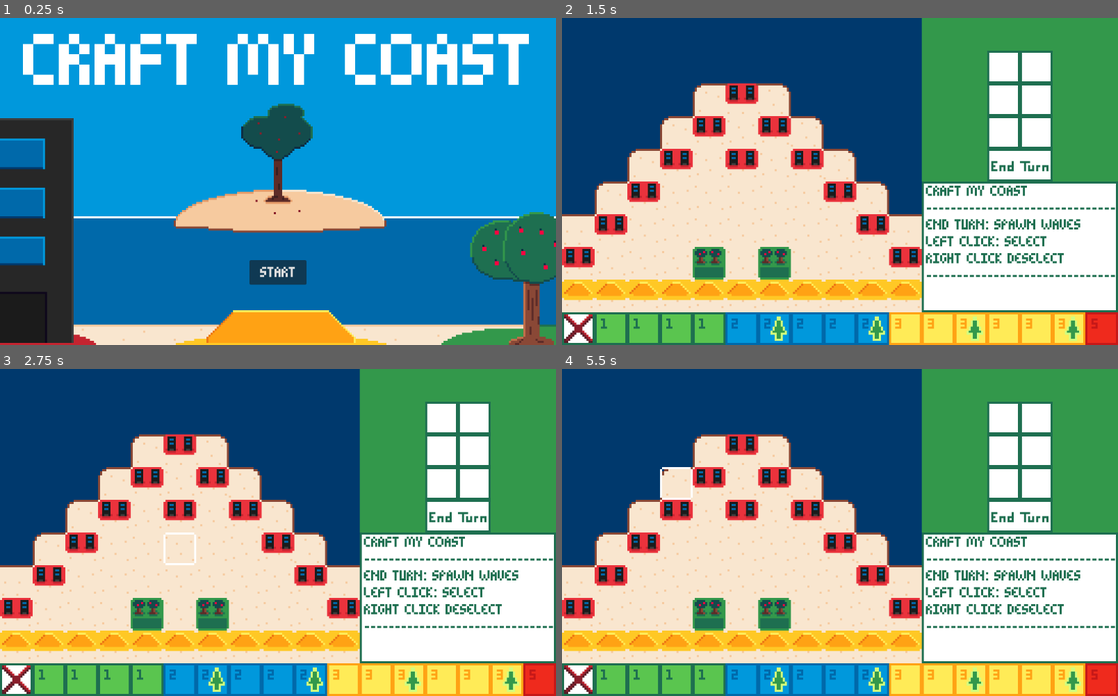
Above: before the commit, frames 1-4 (two rows, left to right).
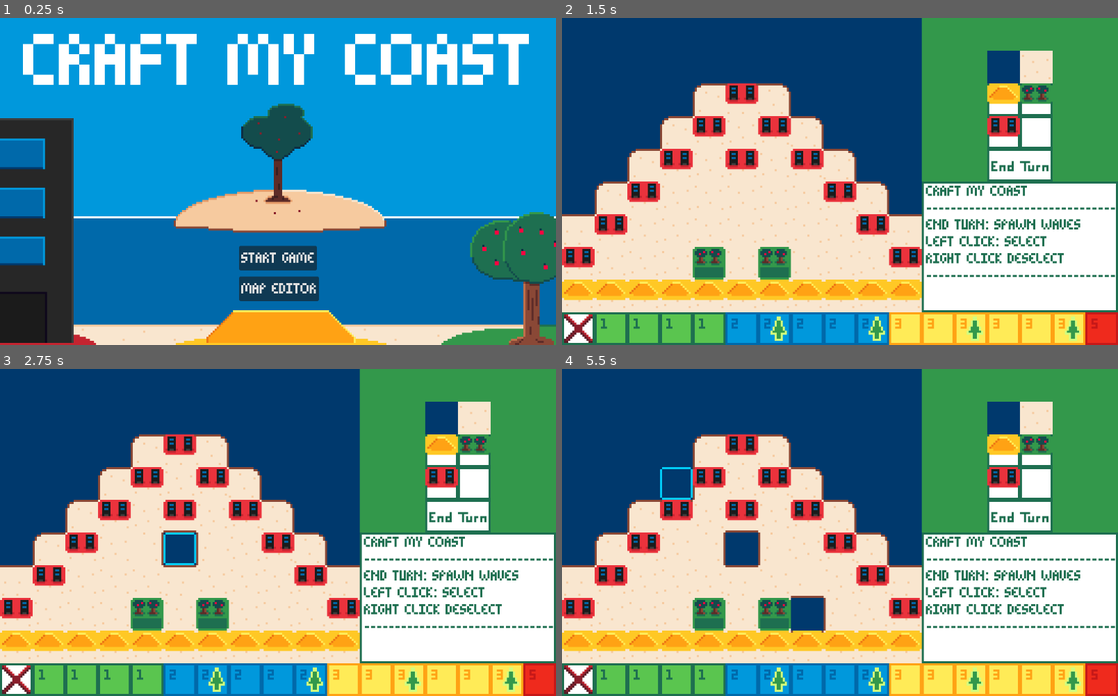
Above: after the commit, the same moments.

Repository: findeevy/CraftMyShore
Game: Godot game, scene res://main_menu.tscn
Same seed, same stepped clock (60 frames per second), same inputs: the game is played once before the commit and once after it.
Inputs (mouse positions are in pixels of both pictures, inside the frame that each line leads up to):
- Up to frame 1 (0.25 s): no input
- Up to frame 2 (1.5 s): click "START" (after the commit: "MAP EDITOR") at 0.5 s; tap Enter at 1.25 s; move the mouse to (962, 165) at 1.27 s; click (962, 165) at 1.35 s
- Up to frame 3 (2.75 s): tap Space at 2 s; move the mouse to (166, 548) at 2.02 s; click (166, 548) at 2.1 s
- Up to frame 4 (5.5 s): tap Enter at 2.75, 4.25 s; move the mouse to (895, 460) at 2.77 s; right-click (895, 460) at 2.85 s; click (895, 460) at 3.05 s; tap Space at 3.5, 5 s; move the mouse to (812, 597) at 3.52 s; click (812, 597) at 3.6 s; move the mouse to (1006, 581) at 4.27 s; click (1006, 581) at 4.35 s; move the mouse to (673, 483) at 5.02 s; right-click (673, 483) at 5.1 s; click (673, 483) at 5.3 s

The runs differ from the first frame. In frame 1, 1.9% of the frame differs, in the area x 43-58%, y 69-87%; in frame 2, 2.3%; in frame 3, 3.1%; in frame 4, 4.5%, in the area x 17-89%, y 10-90%.

Commit message:
Updated map_editor

Diff:
--- /dev/null
+++ b/MapButton.gd
@@ -0,0 +1,4 @@
+extends Button
+
+func _on_button_down():
+	get_tree().change_scene_to_file("res://Scenes/map_editor.tscn")
--- a/Scenes/Cursor.gd
+++ b/Scenes/Cursor.gd
@@ -27,6 +27,18 @@
 			modulate = Colors.CITY
 		elif Controller.mouse_step == 1:
 			modulate = Colors.HILL
+		elif get_tree().current_scene.name == "map_editor":
+			match Controller.selected_tile:
+				"v":
+					modulate = Colors.PLANT
+				"c":
+					modulate = Colors.CITY
+				"t":
+					modulate = Colors.HILL
+				"w":
+					modulate = Colors.WATER
+				"l":
+					modulate = Colors.NONE
 		else:
 			match Controller.tile_array[Controller.mouse_tile_hover.y][Controller.mouse_tile_hover.x]:
 				4:
--- a/Scenes/Render.gd
+++ b/Scenes/Render.gd
@@ -27,7 +27,11 @@
 	if offset == 0:
 		var mouse_position = get_global_mouse_position()
 		Controller.mouse_tile_hover = local_to_map(mouse_position)
-		render_ap_crafter()
+		if get_tree().current_scene.name == "map_editor":
+			render_inventory()
+			print("!")
+		else:
+			render_ap_crafter()
 
 func delta_to_neighbor_index(dp):
 	match dp:
@@ -68,6 +72,13 @@
 			return 8
 		[false, true, false, true]:
 			return 9
+
+func render_inventory():
+	set_cell(4, Vector2i(Controller.ap_start_c, Controller.ap_start_r), 0,  Vector2i(0,4))
+	set_cell(4, Vector2i(Controller.ap_start_c+1, Controller.ap_start_r), 0,  Vector2i(0,5))
+	set_cell(4, Vector2i(Controller.ap_start_c, Controller.ap_start_r+1), 0,  Vector2i(0,3))
+	set_cell(4, Vector2i(Controller.ap_start_c+1, Controller.ap_start_r+1), 0,  Vector2i(0,1))
+	set_cell(4, Vector2i(Controller.ap_start_c, Controller.ap_start_r+2), 0,  Vector2i(0,2))
 
 func render_ap_crafter():
 	Controller.fill_ap_craft_indicator()
@@ -143,11 +154,11 @@
 		[true, true, false, true]:
 			return Vector2i(1, 23)
 		[true, true, true, false]:
-			return Vector2i(1, 24)
+			return Vector2i(0, 24)
 		[false, true, true, true]:
 			return Vector2i(0, 23)
 		[true, false, true, true]:
-			return Vector2i(0, 24)
+			return Vector2i(1, 24)
 
 		[true, true, false, false]:
 			return Vector2i(0, 18)
--- /dev/null
+++ b/Scenes/map_editor.gd
@@ -0,0 +1,119 @@
+extends Node
+
+signal render_background
+signal render
+
+@onready var city_flooder = preload("res://city_animated_sprite.tscn")
+@onready var tree_flooder = preload("res://tree_animated_sprite.tscn")
+
+func _ready():
+	load_array("map.dat")
+	render.emit()
+	render_background.emit()
+
+func _process(delta):
+	pass
+
+func _input(event):
+	if Input.is_action_just_pressed("Click"):
+		if Controller.mouse_tile_position.x < Controller.board_length and Controller.mouse_tile_position.y < Controller.board_height:
+			map_cycle()
+			render.emit()
+		elif Controller.mouse_tile_position==Vector2i(Controller.ap_start_c+1,Controller.ap_start_r):
+			Controller.selected_tile="l"
+		elif Controller.mouse_tile_position==Vector2i(Controller.ap_start_c,Controller.ap_start_r):
+			Controller.selected_tile="w"
+		elif Controller.mouse_tile_position==Vector2i(Controller.ap_start_c,Controller.ap_start_r+2):
+			Controller.selected_tile="c"
+		elif Controller.mouse_tile_position==Vector2i(Controller.ap_start_c,Controller.ap_start_r+1):
+			Controller.selected_tile="t"
+		elif Controller.mouse_tile_position==Vector2i(Controller.ap_start_c+1,Controller.ap_start_r+1):
+			Controller.selected_tile="v"
+
+func map_cycle():
+	match Controller.selected_tile:
+		"w":
+			Controller.init_array[Controller.mouse_tile_position.y][Controller.mouse_tile_position.x]=0
+			Controller.tile_array[Controller.mouse_tile_position.y][Controller.mouse_tile_position.x]=0
+		"l":
+			Controller.init_array[Controller.mouse_tile_position.y][Controller.mouse_tile_position.x]=1
+			Controller.tile_array[Controller.mouse_tile_position.y][Controller.mouse_tile_position.x]=0
+		"c":
+			Controller.init_array[Controller.mouse_tile_position.y][Controller.mouse_tile_position.x]=2
+			Controller.tile_array[Controller.mouse_tile_position.y][Controller.mouse_tile_position.x]=2
+		"v":
+			Controller.init_array[Controller.mouse_tile_position.y][Controller.mouse_tile_position.x]=4
+			Controller.tile_array[Controller.mouse_tile_position.y][Controller.mouse_tile_position.x]=4
+		"t":
+			Controller.init_array[Controller.mouse_tile_position.y][Controller.mouse_tile_position.x]=3
+			Controller.tile_array[Controller.mouse_tile_position.y][Controller.mouse_tile_position.x]=1
+	render.emit()
+	render_background.emit()
+
+func load_array(file_name):
+	var f = FileAccess.open("res://" + file_name, FileAccess.READ)
+	while f.get_position() < f.get_length():
+		var l = f.get_line()
+		var id = []
+		var td = []
+		for c in l:
+			match c:
+				"l":
+					id.append(1)
+					td.append(0)
+				"c":
+					id.append(2)
+					td.append(2)
+				"w":
+					id.append(0)
+					td.append(0)
+				"v":
+					id.append(4)
+					td.append(4)
+				"t":
+					id.append(3)
+					td.append(1)
+		Controller.init_array.append(id)
+		Controller.tile_array.append(td)
+	Controller.board_length = Controller.init_array[0].size()
+	Controller.board_height = Controller.init_array.size()
+	Controller.water_array.resize(Controller.board_length)
+	Controller.water_array.fill(0)
+	Controller.wrs.resize(Controller.board_length)
+	Controller.wrs.fill([0,0])
+
+	Controller.ap_start_c = Controller.board_length + 2
+	process_game_tick()
+
+func process_game_tick():
+	if not Controller.game_ended:
+		Controller.mouse_step = 0
+		Controller.historical_game_states.append([Controller.tile_array.duplicate(true), Controller.wrs.duplicate(true), Controller.ap_craft_indicator.duplicate(true)])
+		Controller.tick_counter += 1
+		print("flooding %d%s" % [abs(Controller.tick_array[Controller.tick_counter]), ", try spawning plants" if Controller.tick_array[Controller.tick_counter] < 0 else ""])
+		Controller.ap = 6
+		for mov in Controller.cur_moves:
+			match mov[4]:
+				4:
+					Controller.trees_moved += 1
+				2:
+					Controller.cities_moved += 1
+				1:
+					Controller.terrain_moved += 1
+		Controller.cur_moves = []
+		for winfo in Controller.pending_broken_waters:
+			if winfo == null:
+				continue
+			Controller.tile_array[winfo[0]][winfo[1]] &= ~4
+			print("spawn anim")
+			var anim = tree_flooder.instantiate()
+			anim.position = Vector2i(winfo[1], winfo[0]) * Colors.TILE_SIZE
+			add_child(anim)
+		Controller.pending_broken_waters = []
+		Controller.ap_craft_indicator.fill(null)
+		if Controller.tick_counter == Controller.tick_array.size() - 1:
+			Controller.game_ended = true
+			Controller.historical_game_states.append([Controller.tile_array, Controller.wrs, Controller.ap_craft_indicator])
+			print("done; %d cities survived" % Controller.count_surviving_cities())
+	else:
+		print("done; %d cities survived" % Controller.count_surviving_cities())
--- /dev/null
+++ b/Scenes/map_editor.tscn
@@ -0,0 +1,172 @@
+[gd_scene load_steps=13 format=3 uid="uid://4i3sdp8o4ydt"]
+
+[ext_resource type="Script" path="res://Scenes/map_editor.gd" id="1_fxcof"]
+[ext_resource type="Texture2D" uid="uid://k5j1o5vcqbu4" path="res://Textures/blockSheet.png" id="2_sj7rt"]
+[ext_resource type="Script" path="res://Scenes/Render.gd" id="3_l3rwt"]
+[ext_resource type="Texture2D" uid="uid://qgooqrce6dgm" path="res://Textures/cursor.png" id="4_g0qf4"]
+[ext_resource type="Script" path="res://Scenes/Cursor.gd" id="5_okikm"]
+[ext_resource type="Script" path="res://Scenes/Selected.gd" id="6_ekiet"]
+[ext_resource type="Texture2D" uid="uid://vfoqd27fy31y" path="res://Textures/introBackground.png" id="7_uwm8e"]
+[ext_resource type="FontFile" uid="uid://bu8d81gwcxwus" path="res://Fonts/finPixel.ttf" id="8_r4jb6"]
+[ext_resource type="AudioStream" uid="uid://v3ed0igtt2wt" path="res://Audio/click.mp3" id="18_xysre"]
+[ext_resource type="Script" path="res://Scenes/clickSound.gd" id="19_6ckpd"]
+
+[sub_resource type="TileSetAtlasSource" id="TileSetAtlasSource_qsj6d"]
+texture = ExtResource("2_sj7rt")
+texture_region_size = Vector2i(64, 64)
+0:0/0 = 0
+0:1/0 = 0
+0:2/0 = 0
+0:3/0 = 0
+0:4/0 = 0
+0:5/0 = 0
+0:6/0 = 0
+0:7/0 = 0
+0:8/0 = 0
+0:9/0 = 0
+0:10/0 = 0
+0:11/0 = 0
+0:12/0 = 0
+0:13/0 = 0
+0:14/0 = 0
+0:15/0 = 0
+0:16/0 = 0
+0:17/0 = 0
+1:14/0 = 0
+1:15/0 = 0
+1:16/0 = 0
+1:17/0 = 0
+1:13/0 = 0
+1:12/0 = 0
+1:11/0 = 0
+1:10/0 = 0
+1:9/0 = 0
+1:7/0 = 0
+1:6/0 = 0
+1:5/0 = 0
+1:4/0 = 0
+1:3/0 = 0
+1:2/0 = 0
+1:1/0 = 0
+1:0/0 = 0
+1:8/0 = 0
+0:18/0 = 0
+1:18/0 = 0
+1:19/0 = 0
+0:19/0 = 0
+0:20/0 = 0
+1:20/0 = 0
+0:21/0 = 0
+1:21/0 = 0
+0:22/0 = 0
+1:22/0 = 0
+1:23/0 = 0
+0:23/0 = 0
+0:24/0 = 0
+1:24/0 = 0
+0:25/0 = 0
+1:25/0 = 0
+0:26/0 = 0
+1:26/0 = 0
+2:13/0 = 0
+2:12/0 = 0
+2:10/0 = 0
+2:11/0 = 0
+2:9/0 = 0
+2:8/0 = 0
+2:7/0 = 0
+2:6/0 = 0
+2:5/0 = 0
+2:4/0 = 0
+2:3/0 = 0
+2:0/0 = 0
+2:1/0 = 0
+2:2/0 = 0
+2:14/0 = 0
+2:15/0 = 0
+2:16/0 = 0
+
+[sub_resource type="TileSet" id="TileSet_ylqfh"]
+tile_size = Vector2i(64, 64)
+sources/0 = SubResource("TileSetAtlasSource_qsj6d")
+
+[node name="map_editor" type="Node2D"]
+script = ExtResource("1_fxcof")
+
+[node name="Camera2D" type="Camera2D" parent="."]
+anchor_mode = 0
+
+[node name="TileMap" type="TileMap" parent="."]
+tile_set = SubResource("TileSet_ylqfh")
+rendering_quadrant_size = 12
+format = 2
+layer_1/z_index = 3
+layer_1/tile_data = PackedInt32Array()
+layer_2/tile_data = PackedInt32Array()
+layer_3/z_index = 5
+layer_3/tile_data = PackedInt32Array()
+layer_4/z_index = 10
+layer_4/tile_data = PackedInt32Array()
+script = ExtResource("3_l3rwt")
+
+[node name="TileMap2" type="TileMap" parent="."]
+position = Vector2(0, 12)
+tile_set = SubResource("TileSet_ylqfh")
+rendering_quadrant_size = 12
+format = 2
+layer_0/z_index = 2
+script = ExtResource("3_l3rwt")
+
+[node name="TileMap3" type="TileMap" parent="."]
+position = Vector2(0, 24)
+tile_set = SubResource("TileSet_ylqfh")
+rendering_quadrant_size = 12
+format = 2
+layer_0/z_index = 1
+script = ExtResource("3_l3rwt")
+
+[node name="Cursor" type="Sprite2D" parent="."]
+position = Vector2(1.84241, 3.30222)
+texture = ExtResource("4_g0qf4")
+centered = false
+vframes = 8
+script = ExtResource("5_okikm")
+
+[node name="Selected" type="Sprite2D" parent="."]
+texture = ExtResource("4_g0qf4")
+centered = false
+vframes = 8
+script = ExtResource("6_ekiet")
+
+[node name="InstructionBackground" type="Sprite2D" parent="."]
+position = Vector2(704, 320)
+texture = ExtResource("7_uwm8e")
+centered = false
+
+[node name="Label" type="Label" parent="InstructionBackground"]
+offset_left = 8.0
+offset_top = 4.0
+offset_right = 375.0
+offset_bottom = 232.0
+theme_override_colors/font_color = Color(0.117647, 0.435294, 0.313726, 1)
+theme_override_fonts/font = ExtResource("8_r4jb6")
+theme_override_font_sizes/font_size = 32
+text = "CRAFT MY COAST
+-------------------------------
+END TURN: SPAWN WAVES
+LEFT CLICK: SELECT
+RIGHT CLICK DESELECT
+-------------------------------"
+
+[node name="AudioListener2D" type="AudioListener2D" parent="."]
+
+[node name="Click" type="AudioStreamPlayer" parent="AudioListener2D"]
+process_mode = 3
+stream = ExtResource("18_xysre")
+volume_db = 6.559
+script = ExtResource("19_6ckpd")
+
+[connection signal="render" from="." to="TileMap" method="_on_game_board_render"]
+[connection signal="render" from="." to="TileMap2" method="_on_game_board_render"]
+[connection signal="render" from="." to="TileMap3" method="_on_game_board_render"]
+[connection signal="render_background" from="." to="TileMap" method="_on_game_board_render_background"]
--- a/colors.gd
+++ b/colors.gd
@@ -3,5 +3,6 @@
 var CITY = Color(0.91764, 0.196078, 0.23529)
 var HILL = Color(1, 0.63529, 0.078431)
 var PLANT = Color(0.11764, 0.43529, 0.31372)
+var WATER = Color(0, 0.80392, 0.97647)
 var NONE = Color(1, 1, 1)
 var TILE_SIZE = 64;
--- a/controller.gd
+++ b/controller.gd
@@ -19,9 +19,13 @@
 var water_array = []
 var wrs = []
 
+var selected_tile = "w"
+
 var rng = RandomNumberGenerator.new()
 
 var is_paused = false;
+
+var is_editor = false;
 
 var tick_counter = -1
 var tick_array = [0, 1, 1, 1, 1, 2, -2, 2, 2, -2, 3, 3, -3, 3, 3, -3, 5]
--- a/main_menu.tscn
+++ b/main_menu.tscn
@@ -1,9 +1,10 @@
-[gd_scene load_steps=5 format=3 uid="uid://xanty7s03b0e"]
+[gd_scene load_steps=6 format=3 uid="uid://xanty7s03b0e"]
 
 [ext_resource type="Texture2D" uid="uid://dfkwjerncq3s" path="res://Textures/homeScreen.png" id="1_aamoc"]
 [ext_resource type="FontFile" uid="uid://bu8d81gwcxwus" path="res://Fonts/finPixel.ttf" id="2_u5cna"]
 [ext_resource type="Script" path="res://StartButton.gd" id="3_rtr8e"]
 [ext_resource type="AudioStream" uid="uid://cup46u33ojgly" path="res://Audio/themeSong.mp3" id="4_j2ry6"]
+[ext_resource type="Script" path="res://MapButton.gd" id="4_no2up"]
 
 [node name="main_menu" type="Node2D"]
 
@@ -12,14 +13,24 @@
 texture = ExtResource("1_aamoc")
 
 [node name="Button" type="Button" parent="Sprite2D"]
-offset_left = -56.0
-offset_top = 154.0
-offset_right = 56.0
-offset_bottom = 202.0
+offset_left = -76.0
+offset_top = 126.0
+offset_right = 76.0
+offset_bottom = 174.0
 theme_override_fonts/font = ExtResource("2_u5cna")
 theme_override_font_sizes/font_size = 32
-text = "START"
+text = "START GAME"
 script = ExtResource("3_rtr8e")
+
+[node name="MapButton" type="Button" parent="Sprite2D"]
+offset_left = -76.0
+offset_top = 186.0
+offset_right = 76.0
+offset_bottom = 234.0
+theme_override_fonts/font = ExtResource("2_u5cna")
+theme_override_font_sizes/font_size = 32
+text = "MAP EDITOR"
+script = ExtResource("4_no2up")
 
 [node name="Label" type="Label" parent="Sprite2D"]
 offset_left = -499.0
@@ -41,3 +52,4 @@
 autoplay = true
 
 [connection signal="button_down" from="Sprite2D/Button" to="Sprite2D/Button" method="_on_button_down"]
+[connection signal="button_down" from="Sprite2D/MapButton" to="Sprite2D/MapButton" method="_on_button_down"]
Binary file changed: Textures/blockSheet.png
